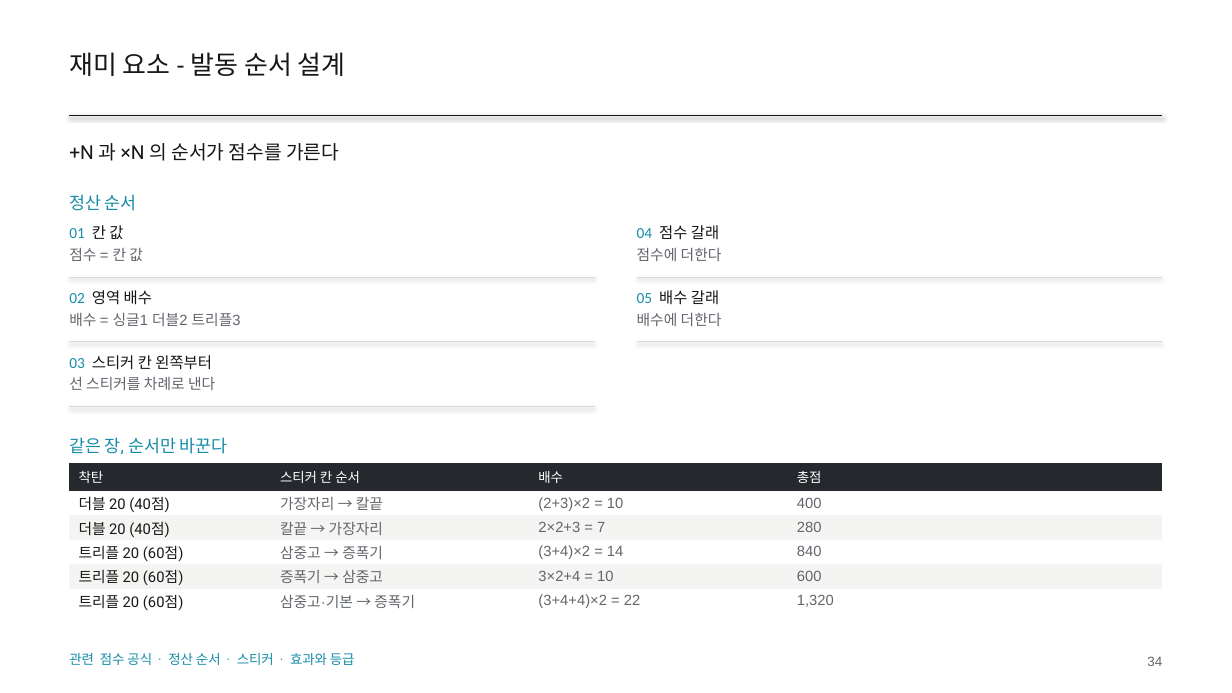
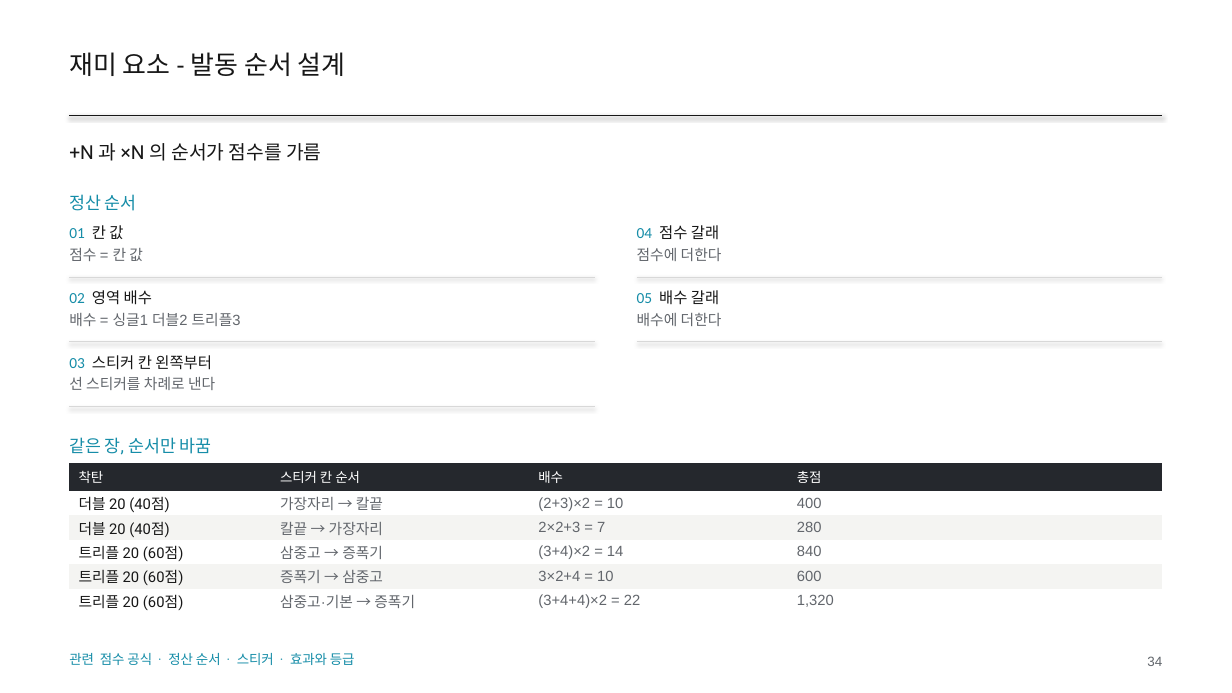
Before and after one commit to GGbong69/test-03, a slide deck: slide 34 of docs/HIGHTONE_기획서.pptx. Drawn at 1232x693 pixels with LibreOffice and Linux fonts; fonts in the diff are those of the drawing. Boxes give left, top, right and bottom in pixels: in the first picture for what was removed or moved away, otherwise in the second. Text is boxed around its words. In the diff, an @@ line names an element or a change of style, - is before the commit and + after.

```diff
--- a/docs/HIGHTONE_기획서.pptx
+++ b/docs/HIGHTONE_기획서.pptx
@@ text at [69,143,321,161]: text changed @@
-+N 과 ×N 의 순서가 점수를 가른다
++N 과 ×N 의 순서가 점수를 가름
@@ text at [69,437,212,455]: text changed @@
-같은 장, 순서만 바꾼다
+같은 장, 순서만 바꿈
```
Also in this commit, not shown: 16 other slides changed, 3 other files.
